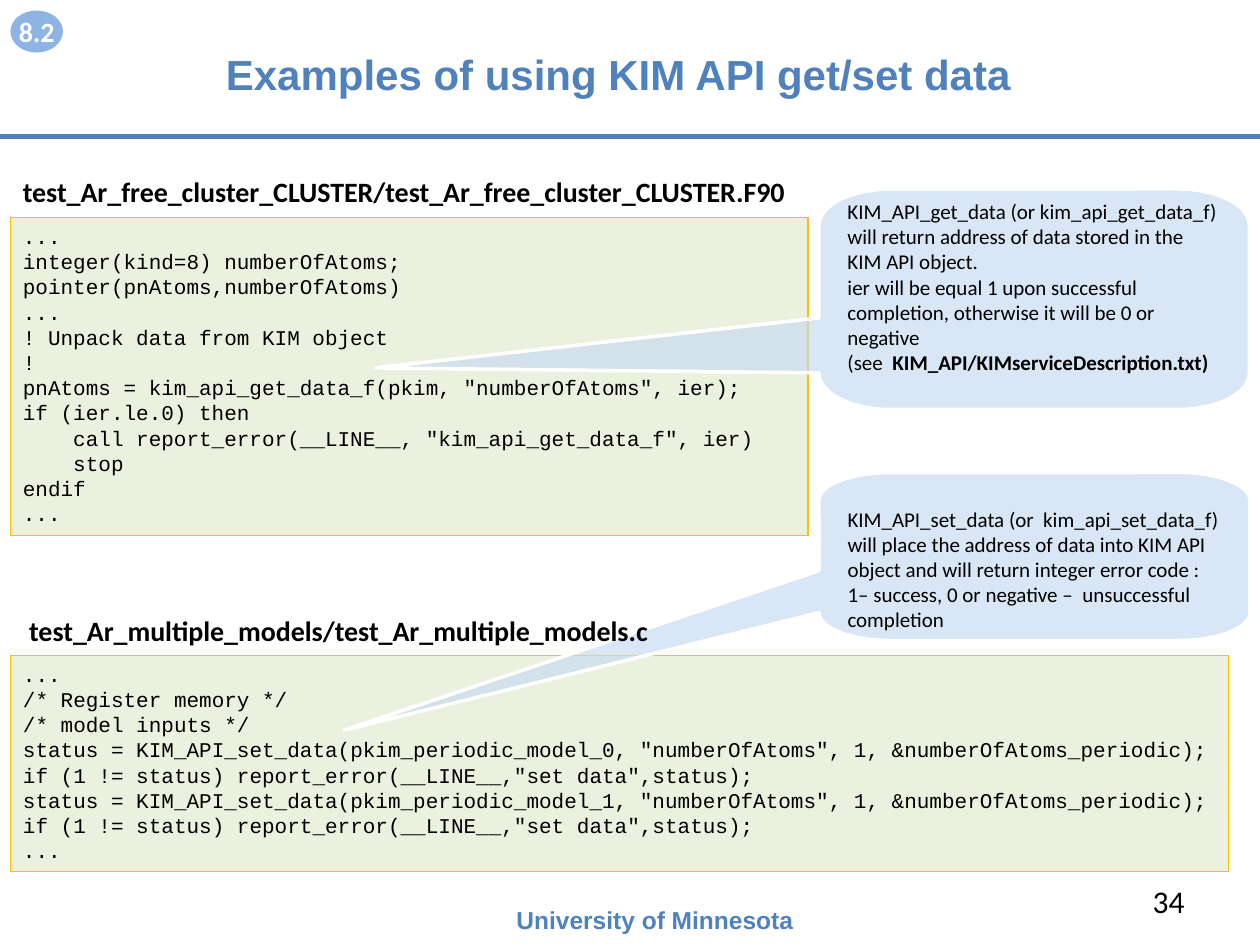
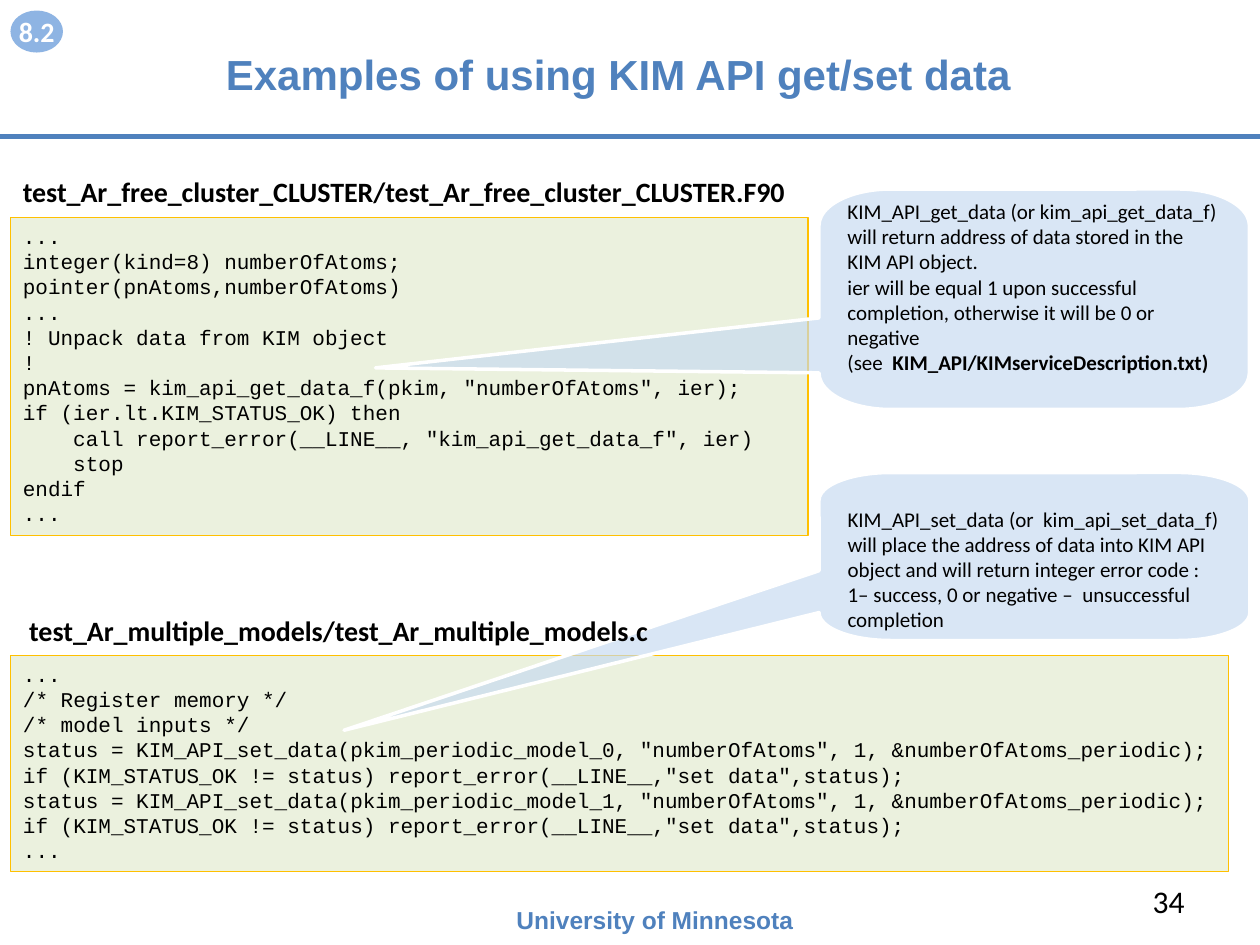
Before and after one commit to openkim/kim-api, a slide deck: slide 34 of DOCs/openkim-api-introduction.pptx. Drawn at 1260x945 pixels with LibreOffice and Linux fonts; fonts in the diff are those of the drawing. Boxes give left, top, right and bottom in pixels: in the first picture for what was removed or moved away, otherwise in the second. Text is boxed around its words. In the diff, an @@ line names an element or a change of style, - is before the commit and + after.

```diff
--- a/DOCs/openkim-api-introduction.pptx
+++ b/DOCs/openkim-api-introduction.pptx
@@ text in rectangle at (23, 406, 400, 425): text changed @@
-if (ier.le.0) then
+if (ier.lt.KIM_STATUS_OK) then
@@ text in rectangle at (23, 768, 904, 788): text changed @@
-if (1 != status) report_error(__LINE__,"set data",status);
+if (KIM_STATUS_OK != status) report_error(__LINE__,"set data",status);
@@ text in rectangle at (23, 818, 904, 838): text changed @@
-if (1 != status) report_error(__LINE__,"set data",status);
+if (KIM_STATUS_OK != status) report_error(__LINE__,"set data",status);
```
Also in this commit, not shown: 7 other slides changed, 6 other files.
